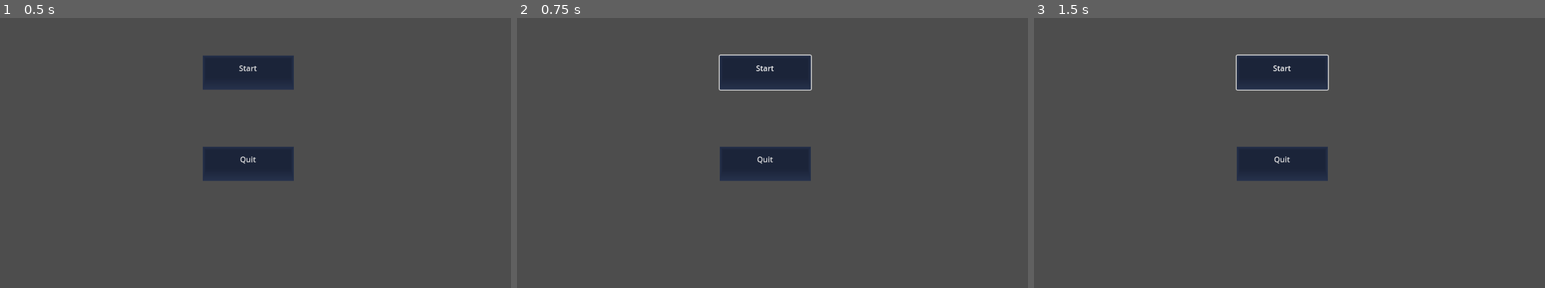
Above: before the commit, frames 1-3 (left to right).
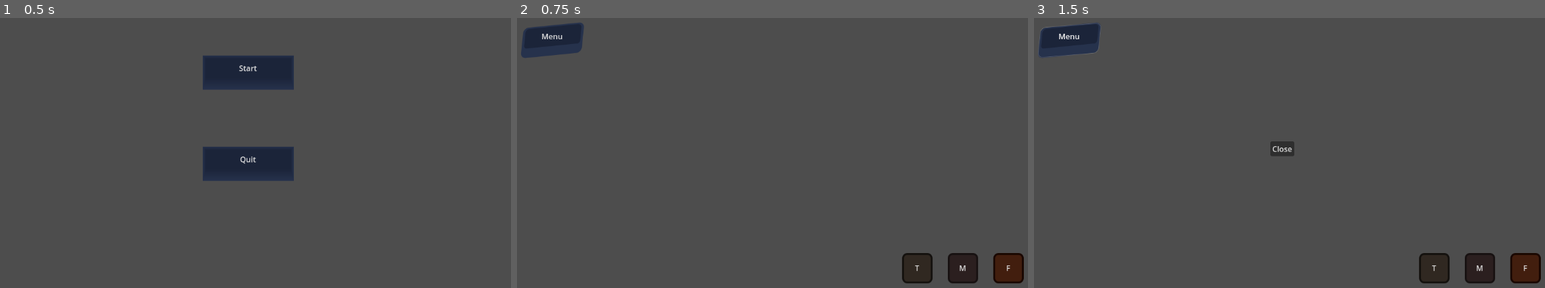
Above: after the commit, the same moments.

Repository: Jincoh/GameJam17
Game: Godot game, scene res://scenes/MainMenu.tscn
Two runs of this game, one before a commit and one after it. Both use one fixed random seed, a clock stepped at 60 frames per second and the inputs below.
Inputs (mouse positions are in pixels of both pictures, inside the frame that each line leads up to):
- Up to frame 1 (0.5 s): no input
- Up to frame 2 (0.75 s): click "Start" at 0.5 s
- Up to frame 3 (1.5 s): click (1069, 39) at 1.25 s, where only the run after the commit has a clickable "Menu"

Frame 1 is identical in both runs. In frame 2, 8.0% of the frame differs, in the area x 0-100%, y 1-99%; in frame 3, 7.9%.

Commit message:
added main game scene
Start button now moves to main game scene, main game scene has 4
buttons, a menu button which opens the pause, and the three weapons
buttons which currently do nothing and have text as placeholders for
icons.

Diff:
--- /dev/null
+++ b/src/scenes/MainGameScene.tscn
@@ -0,0 +1,154 @@
+[gd_scene load_steps=15 format=3 uid="uid://cbxcll3o3r2bw"]
+
+[ext_resource type="StyleBox" uid="uid://cta87mddaw1lb" path="res://styles/ButtonPressed3.tres" id="1_cpixv"]
+[ext_resource type="Script" uid="uid://dw6nf4866w361" path="res://scripts/main_game_scene.gd" id="1_dj5d6"]
+[ext_resource type="PackedScene" uid="uid://1rbmbd6epijo" path="res://scenes/PauseMenu.tscn" id="2_3h06o"]
+[ext_resource type="StyleBox" uid="uid://dssc6chnwlufx" path="res://styles/Button3.tres" id="2_foylg"]
+[ext_resource type="StyleBox" uid="uid://dxp1cyqhiiijf" path="res://styles/TurretButtonPressed.tres" id="3_cckdu"]
+[ext_resource type="StyleBox" uid="uid://dxnwe17f0alui" path="res://styles/TurretButton.tres" id="4_xh18f"]
+[ext_resource type="StyleBox" uid="uid://b8k4eale1nwnd" path="res://styles/MineButtonPressed.tres" id="5_11x1d"]
+[ext_resource type="StyleBox" uid="uid://8hmee30tnv84" path="res://styles/MineButton.tres" id="6_jpwhd"]
+[ext_resource type="StyleBox" uid="uid://5t2ayr2shtd" path="res://styles/FlameButtonPressed.tres" id="7_dl7an"]
+[ext_resource type="StyleBox" uid="uid://ex2fw48c28wf" path="res://styles/FlameButton.tres" id="8_dj5d6"]
+
+[sub_resource type="StyleBoxFlat" id="StyleBoxFlat_cpixv"]
+bg_color = Color(0.6, 0.6, 0.6, 0)
+skew = Vector2(0.1, 0.08)
+border_width_left = 1
+border_width_top = 1
+border_width_right = 1
+border_width_bottom = 1
+border_color = Color(0.8, 0.8, 0.8, 0.290196)
+corner_radius_top_left = 10
+corner_radius_top_right = 10
+corner_radius_bottom_right = 10
+corner_radius_bottom_left = 10
+
+[sub_resource type="StyleBoxFlat" id="StyleBoxFlat_cckdu"]
+bg_color = Color(0.6, 0.6, 0.6, 0)
+border_width_left = 1
+border_width_top = 1
+border_width_right = 1
+border_width_bottom = 1
+border_color = Color(0.55, 0.488033, 0.407, 1)
+corner_radius_top_left = 10
+corner_radius_top_right = 10
+corner_radius_bottom_right = 10
+corner_radius_bottom_left = 10
+
+[sub_resource type="StyleBoxFlat" id="StyleBoxFlat_dl7an"]
+bg_color = Color(0.6, 0.6, 0.6, 0)
+border_width_left = 1
+border_width_top = 1
+border_width_right = 1
+border_width_bottom = 1
+border_color = Color(0.36, 0.2592, 0.2592, 1)
+corner_radius_top_left = 10
+corner_radius_top_right = 10
+corner_radius_bottom_right = 10
+corner_radius_bottom_left = 10
+
+[sub_resource type="StyleBoxFlat" id="StyleBoxFlat_3h06o"]
+bg_color = Color(0.6, 0.6, 0.6, 0)
+border_width_left = 1
+border_width_top = 1
+border_width_right = 1
+border_width_bottom = 1
+border_color = Color(0.371094, 0.163622, 0.0391388, 1)
+corner_radius_top_left = 10
+corner_radius_top_right = 10
+corner_radius_bottom_right = 10
+corner_radius_bottom_left = 10
+corner_detail = 12
+
+[node name="Control" type="Control"]
+layout_mode = 3
+anchors_preset = 15
+anchor_right = 1.0
+anchor_bottom = 1.0
+grow_horizontal = 2
+grow_vertical = 2
+script = ExtResource("1_dj5d6")
+
+[node name="Control" parent="." instance=ExtResource("2_3h06o")]
+visible = false
+layout_mode = 1
+
+[node name="Menu" type="Button" parent="."]
+layout_mode = 1
+anchors_preset = -1
+anchor_left = 0.111
+anchor_top = 0.148
+anchor_right = 0.111
+anchor_bottom = 0.148
+offset_left = -63.872
+offset_top = -31.904
+offset_right = 64.128
+offset_bottom = 32.096
+theme_override_styles/focus = SubResource("StyleBoxFlat_cpixv")
+theme_override_styles/hover_pressed = ExtResource("1_cpixv")
+theme_override_styles/hover = ExtResource("2_foylg")
+theme_override_styles/pressed = ExtResource("1_cpixv")
+theme_override_styles/normal = ExtResource("2_foylg")
+text = "Menu"
+
+[node name="Turrets" type="Button" parent="."]
+layout_mode = 1
+anchors_preset = -1
+anchor_left = 0.778
+anchor_top = 0.889
+anchor_right = 0.778
+anchor_bottom = 0.889
+offset_left = -32.256
+offset_top = -32.072
+offset_right = 31.744
+offset_bottom = 31.928
+grow_horizontal = 2
+grow_vertical = 2
+theme_override_styles/focus = SubResource("StyleBoxFlat_cckdu")
+theme_override_styles/hover_pressed = ExtResource("3_cckdu")
+theme_override_styles/hover = ExtResource("4_xh18f")
+theme_override_styles/pressed = ExtResource("3_cckdu")
+theme_override_styles/normal = ExtResource("4_xh18f")
+text = "T"
+
+[node name="Mines" type="Button" parent="."]
+layout_mode = 1
+anchors_preset = -1
+anchor_left = 0.861
+anchor_top = 0.889
+anchor_right = 0.861
+anchor_bottom = 0.889
+offset_left = -31.8721
+offset_top = -32.072
+offset_right = 32.1279
+offset_bottom = 31.928
+theme_override_styles/focus = SubResource("StyleBoxFlat_dl7an")
+theme_override_styles/hover_pressed = ExtResource("5_11x1d")
+theme_override_styles/hover = ExtResource("6_jpwhd")
+theme_override_styles/pressed = ExtResource("5_11x1d")
+theme_override_styles/normal = ExtResource("6_jpwhd")
+text = "M"
+
+[node name="FlameThrower" type="Button" parent="."]
+layout_mode = 1
+anchors_preset = -1
+anchor_left = 0.944
+anchor_top = 0.889
+anchor_right = 0.944
+anchor_bottom = 0.889
+offset_left = -31.488
+offset_top = -32.072
+offset_right = 32.512
+offset_bottom = 31.928
+theme_override_styles/focus = SubResource("StyleBoxFlat_3h06o")
+theme_override_styles/hover_pressed = ExtResource("7_dl7an")
+theme_override_styles/hover = ExtResource("8_dj5d6")
+theme_override_styles/pressed = ExtResource("7_dl7an")
+theme_override_styles/normal = ExtResource("8_dj5d6")
+text = "F"
+
+[connection signal="pressed" from="Menu" to="." method="_on_menu_pressed"]
+[connection signal="pressed" from="Turrets" to="." method="_on_turrets_pressed"]
+[connection signal="pressed" from="Mines" to="." method="_on_mines_pressed"]
+[connection signal="pressed" from="FlameThrower" to="." method="_on_flame_thrower_pressed"]
--- /dev/null
+++ b/src/scenes/PauseMenu.tscn
@@ -0,0 +1,30 @@
+[gd_scene load_steps=2 format=3 uid="uid://1rbmbd6epijo"]
+
+[ext_resource type="Script" uid="uid://tbq5vblfqfdd" path="res://scripts/pause_menu.gd" id="1_2yxiw"]
+
+[node name="Control" type="Control"]
+process_mode = 2
+layout_mode = 3
+anchors_preset = 15
+anchor_right = 1.0
+anchor_bottom = 1.0
+grow_horizontal = 2
+grow_vertical = 2
+script = ExtResource("1_2yxiw")
+
+[node name="Button" type="Button" parent="."]
+layout_mode = 1
+anchors_preset = 8
+anchor_left = 0.5
+anchor_top = 0.5
+anchor_right = 0.5
+anchor_bottom = 0.5
+offset_left = -4.0
+offset_top = -4.0
+offset_right = 4.0
+offset_bottom = 4.0
+grow_horizontal = 2
+grow_vertical = 2
+text = "Close"
+
+[connection signal="pressed" from="Button" to="." method="_on_button_pressed"]
--- /dev/null
+++ b/src/scripts/main_game_scene.gd
@@ -0,0 +1,15 @@
+extends Control
+
+
+func _on_menu_pressed() -> void:
+	get_tree().paused = true
+	$Control.show()
+
+func _on_mines_pressed() -> void:
+	pass # Replace with function body.
+
+func _on_turrets_pressed() -> void:
+	pass # Replace with function body.
+
+func _on_flame_thrower_pressed() -> void:
+	pass # Replace with function body.
--- a/src/scripts/main_menu.gd
+++ b/src/scripts/main_menu.gd
@@ -6,4 +6,8 @@
 
 
 func _on_start_pressed() -> void:
+	var scene: String =  "res://scenes/MainGameScene.tscn"
+	get_tree().change_scene_to_file(scene)
+
+
 	pass # Replace with function body.
--- /dev/null
+++ b/src/scripts/pause_menu.gd
@@ -0,0 +1,6 @@
+extends Control
+
+
+func _on_button_pressed() -> void:
+	hide()
+	get_tree().paused = false
--- /dev/null
+++ b/src/styles/Button3.tres
@@ -0,0 +1,15 @@
+[gd_resource type="StyleBoxFlat" format=3 uid="uid://dssc6chnwlufx"]
+
+[resource]
+bg_color = Color(0.107237, 0.141584, 0.225107, 1)
+skew = Vector2(0.1, 0.1)
+border_width_left = 5
+border_width_top = 3
+border_width_right = 5
+border_width_bottom = 20
+border_color = Color(0.15055, 0.195284, 0.299572, 1)
+corner_radius_top_left = 10
+corner_radius_top_right = 10
+corner_radius_bottom_right = 10
+corner_radius_bottom_left = 10
+shadow_color = Color(0.912289, 0.912289, 0.912289, 0.6)
--- /dev/null
+++ b/src/styles/ButtonPressed3.tres
@@ -0,0 +1,15 @@
+[gd_resource type="StyleBoxFlat" format=3 uid="uid://cta87mddaw1lb"]
+
+[resource]
+bg_color = Color(0.107237, 0.141584, 0.225107, 1)
+skew = Vector2(0.1, 0.08)
+border_width_left = 5
+border_width_top = 3
+border_width_right = 5
+border_width_bottom = 15
+border_color = Color(0.15055, 0.195284, 0.299572, 1)
+corner_radius_top_left = 10
+corner_radius_top_right = 10
+corner_radius_bottom_right = 10
+corner_radius_bottom_left = 10
+shadow_color = Color(0.912289, 0.912289, 0.912289, 0.6)
--- /dev/null
+++ b/src/styles/FlameButton.tres
@@ -0,0 +1,13 @@
+[gd_resource type="StyleBoxFlat" format=3 uid="uid://ex2fw48c28wf"]
+
+[resource]
+bg_color = Color(0.26, 0.11804, 0.0572, 1)
+border_width_left = 4
+border_width_top = 4
+border_width_right = 4
+border_width_bottom = 4
+border_color = Color(0.1, 0.0281333, 0.002, 1)
+corner_radius_top_left = 10
+corner_radius_top_right = 10
+corner_radius_bottom_right = 10
+corner_radius_bottom_left = 10
--- /dev/null
+++ b/src/styles/FlameButtonPressed.tres
@@ -0,0 +1,13 @@
+[gd_resource type="StyleBoxFlat" format=3 uid="uid://5t2ayr2shtd"]
+
+[resource]
+bg_color = Color(0.2, 0.0922, 0.046, 1)
+border_width_left = 5
+border_width_top = 5
+border_width_right = 5
+border_width_bottom = 4
+border_color = Color(0.06, 0.0438, 0.0438, 1)
+corner_radius_top_left = 10
+corner_radius_top_right = 10
+corner_radius_bottom_right = 10
+corner_radius_bottom_left = 10
--- /dev/null
+++ b/src/styles/MineButton.tres
@@ -0,0 +1,13 @@
+[gd_resource type="StyleBoxFlat" format=3 uid="uid://8hmee30tnv84"]
+
+[resource]
+bg_color = Color(0.17, 0.1224, 0.1224, 1)
+border_width_left = 4
+border_width_top = 4
+border_width_right = 4
+border_width_bottom = 4
+border_color = Color(0.09, 0.0657, 0.0657, 1)
+corner_radius_top_left = 10
+corner_radius_top_right = 10
+corner_radius_bottom_right = 10
+corner_radius_bottom_left = 10
--- /dev/null
+++ b/src/styles/MineButtonPressed.tres
@@ -0,0 +1,13 @@
+[gd_resource type="StyleBoxFlat" format=3 uid="uid://b8k4eale1nwnd"]
+
+[resource]
+bg_color = Color(0.14, 0.1008, 0.1008, 1)
+border_width_left = 5
+border_width_top = 5
+border_width_right = 5
+border_width_bottom = 4
+border_color = Color(0.06, 0.0438, 0.0438, 1)
+corner_radius_top_left = 10
+corner_radius_top_right = 10
+corner_radius_bottom_right = 10
+corner_radius_bottom_left = 10
--- /dev/null
+++ b/src/styles/TurretButton.tres
@@ -0,0 +1,13 @@
+[gd_resource type="StyleBoxFlat" format=3 uid="uid://dxnwe17f0alui"]
+
+[resource]
+bg_color = Color(0.19, 0.157573, 0.1292, 1)
+border_width_left = 4
+border_width_top = 4
+border_width_right = 4
+border_width_bottom = 4
+border_color = Color(0.08, 0.0672, 0.056, 1)
+corner_radius_top_left = 10
+corner_radius_top_right = 10
+corner_radius_bottom_right = 10
+corner_radius_bottom_left = 10
--- /dev/null
+++ b/src/styles/TurretButtonPressed.tres
@@ -0,0 +1,13 @@
+[gd_resource type="StyleBoxFlat" format=3 uid="uid://dxp1cyqhiiijf"]
+
+[resource]
+bg_color = Color(0.17, 0.140987, 0.1156, 1)
+border_width_left = 5
+border_width_top = 5
+border_width_right = 5
+border_width_bottom = 4
+border_color = Color(0.08, 0.0672, 0.056, 1)
+corner_radius_top_left = 10
+corner_radius_top_right = 10
+corner_radius_bottom_right = 10
+corner_radius_bottom_left = 10
Not shown, added: src/scripts/main_game_scene.gd.uid
Not shown, added: src/scripts/pause_menu.gd.uid
